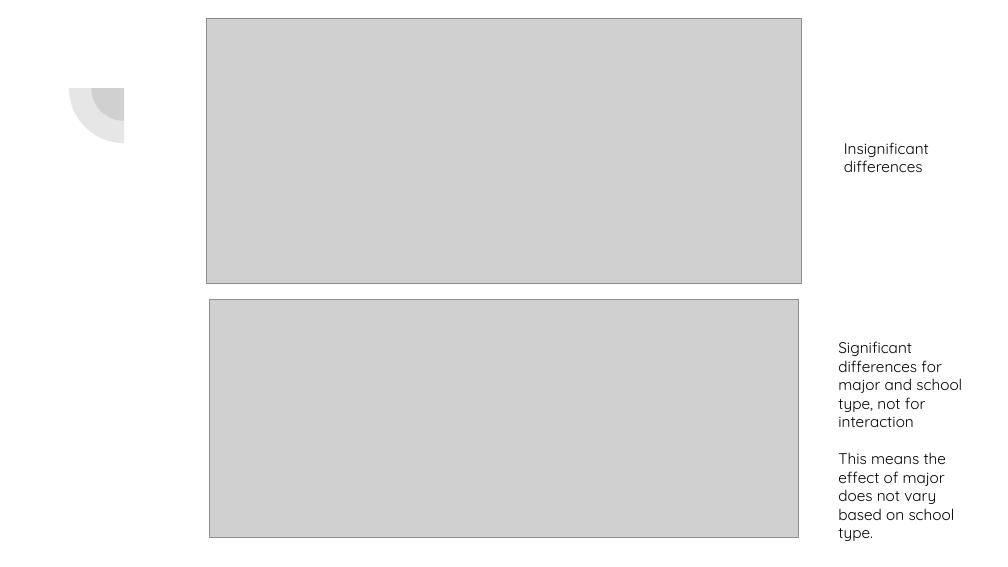
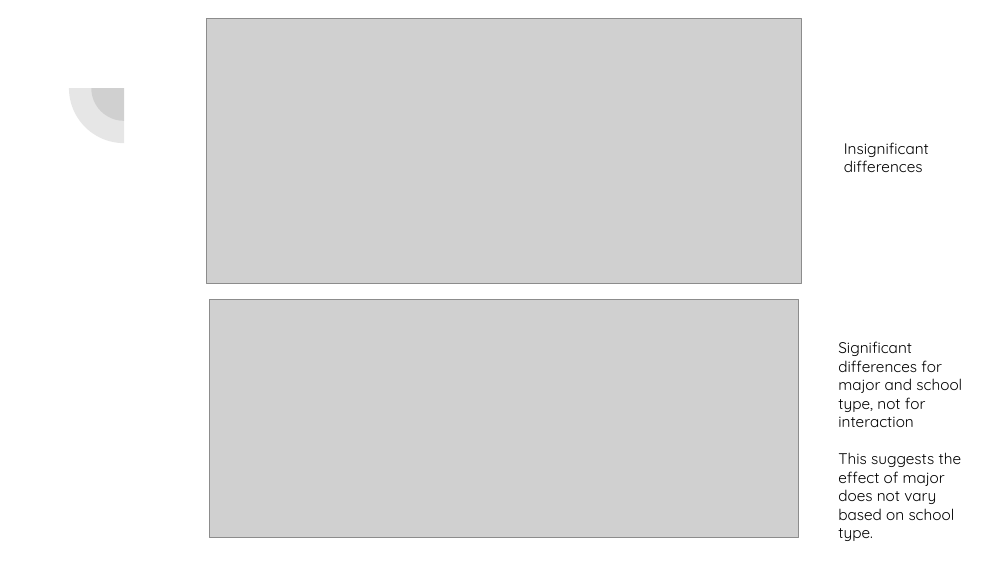
Before and after one commit to rjwrobel86/applied-business-statistics, a slide deck: slide 24 of course-materials/slides/ANOVA.pptx. Drawn at 1008x567 pixels with LibreOffice and Linux fonts; fonts in the diff are those of the drawing; grey boxes stand for pictures. Boxes give left, top, right and bottom in pixels: in the first picture for what was removed or moved away, otherwise in the second. Text is boxed around its words. In the diff, an @@ line names an element or a change of style, - is before the commit and + after.

```diff
--- a/course-materials/slides/ANOVA.pptx
+++ b/course-materials/slides/ANOVA.pptx
@@ text at (838,452,962,541): text changed @@
-This means the effect of major does not vary based on school type.
+This suggests the effect of major does not vary based on school type.
```
Also in this commit, not shown: 17 other slides changed, 2 slides added, 1 slide removed, 6 other files.
